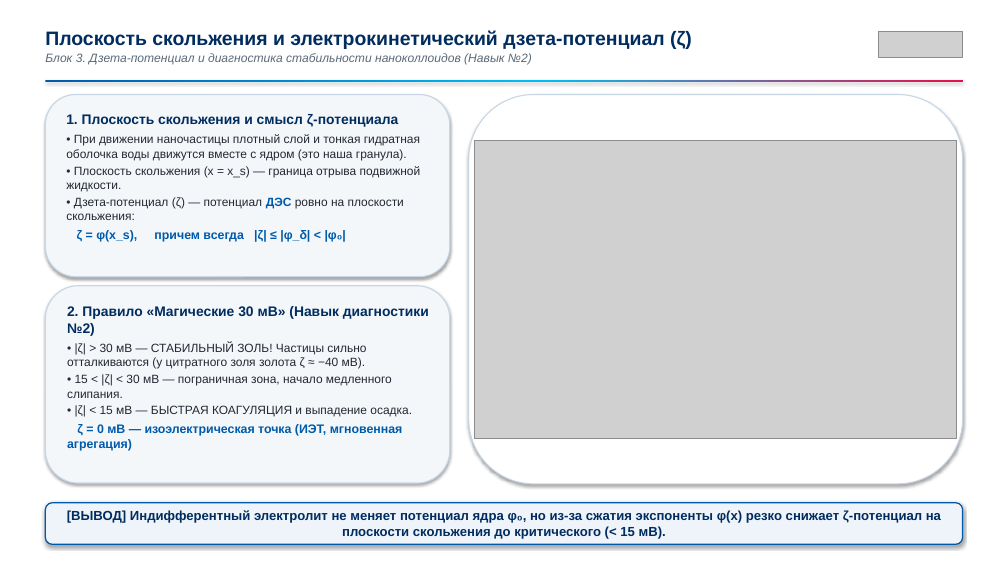
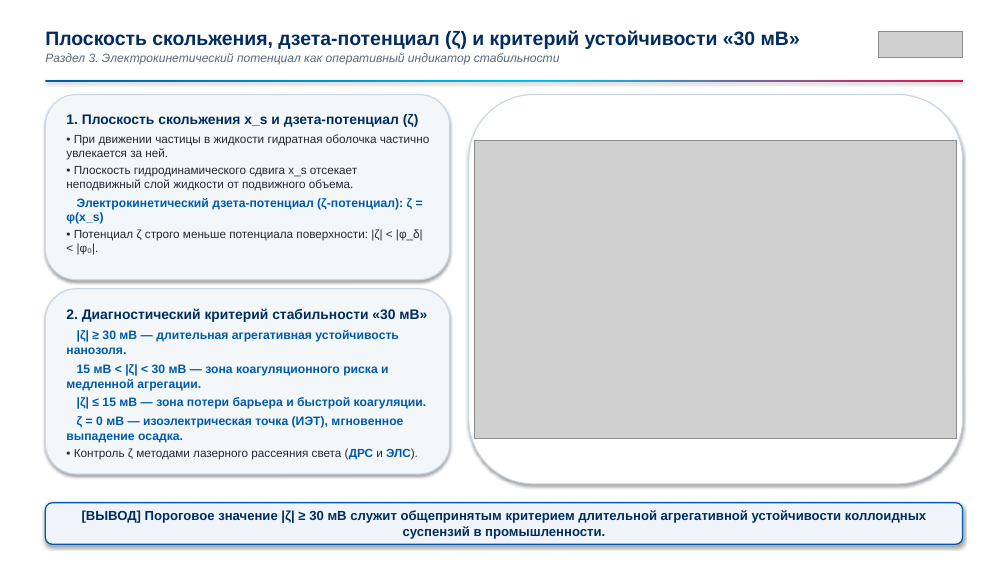
Before and after one commit to brattri3/nanophysics-course, a slide deck: slide 17 of course_materials/semester_4/lectures/lecture_03_colloids.pptx (slide 13 before the commit). Drawn at 1008x567 pixels with LibreOffice and Linux fonts; fonts in the diff are those of the drawing; grey boxes stand for pictures. Boxes give left, top, right and bottom in pixels: in the first picture for what was removed or moved away, otherwise in the second. Text is boxed around its words. In the diff, an @@ line names an element or a change of style, - is before the commit and + after.

```diff
--- a/course_materials/semester_4/lectures/lecture_03_colloids.pptx
+++ b/course_materials/semester_4/lectures/lecture_03_colloids.pptx
@@ text at (45,30,800,64): text changed @@
-Плоскость скольжения и электрокинетический дзета-потенциал (ζ)
-Блок 3. Дзета-потенциал и диагностика стабильности наноколлоидов (Навык №2)
+Плоскость скольжения, дзета-потенциал (ζ) и критерий устойчивости «30 мВ»
+Раздел 3. Электрокинетический потенциал как оперативный индикатор стабильности
@@ text in rounded rectangle at (66,114,429,255): text changed; size 11.4 to 11.2 pt @@
-1. Плоскость скольжения и смысл ζ-потенциала
-• При движении наночастицы плотный слой и тонкая гидратная оболочка воды движутся вместе с ядром (это наша гранула).
-• Плоскость скольжения (x = x_s) — граница отрыва подвижной жидкости.
-• Дзета-потенциал (ζ) — потенциал ДЭС ровно на плоскости скольжения:
-ζ = φ(x_s), причем всегда |ζ| ≤ |φ_δ| < |φ₀|
+1. Плоскость скольжения x_s и дзета-потенциал (ζ)
+• При движении частицы в жидкости гидратная оболочка частично увлекается за ней.
+• Плоскость гидродинамического сдвига x_s отсекает неподвижный слой жидкости от подвижного объема.
+Электрокинетический дзета-потенциал (ζ-потенциал): ζ = φ(x_s)
+• Потенциал ζ строго меньше потенциала поверхности: |ζ| < |φ_δ| < |φ₀|.
@@ rounded rectangle "2. Диагностический критерий стабильности «30 ...": place and size @@
-rounded rectangle "2. Диагностический критерий стабильности «30 ..." at (45,286,450,483)
+rounded rectangle "2. Диагностический критерий стабильности «30 ..." at (45,289,450,474)
@@ text in rounded rectangle at (66,308,427,459): text changed; size 11.4 to 11.6 pt; text colour #242834 to #005AAA; bold on @@
-2. Правило «Магические 30 мВ» (Навык диагностики №2)
-• |ζ| > 30 мВ — СТАБИЛЬНЫЙ ЗОЛЬ! Частицы сильно отталкиваются (у цитратного золя золота ζ ≈ −40 мВ).
-• 15 < |ζ| < 30 мВ — пограничная зона, начало медленного слипания.
-• |ζ| < 15 мВ — БЫСТРАЯ КОАГУЛЯЦИЯ и выпадение осадка.
-ζ = 0 мВ — изоэлектрическая точка (ИЭТ, мгновенная агрегация)
+2. Диагностический критерий стабильности «30 мВ»
+|ζ| ≥ 30 мВ — длительная агрегативная устойчивость нанозоля.
+15 мВ < |ζ| < 30 мВ — зона коагуляционного риска и медленной агрегации.
+|ζ| ≤ 15 мВ — зона потери барьера и быстрой коагуляции.
+ζ = 0 мВ — изоэлектрическая точка (ИЭТ), мгновенное выпадение осадка.
+• Контроль ζ методами лазерного рассеяния света (ДРС и ЭЛС).
@@ text in rounded rectangle at (82,510,926,539): text changed @@
-[ВЫВОД] Индифферентный электролит не меняет потенциал ядра φ₀, но из-за сжатия экспоненты φ(x) резко снижает ζ-потенциал на плоскости скольжения до критического (< 15 мВ).
+[ВЫВОД] Пороговое значение |ζ| ≥ 30 мВ служит общепринятым критерием длительной агрегативной устойчивости коллоидных суспензий в промышленности.
```
Also in this commit, not shown: 6 other slides changed, 19 slides added, 10 slides removed, 33 other files.
